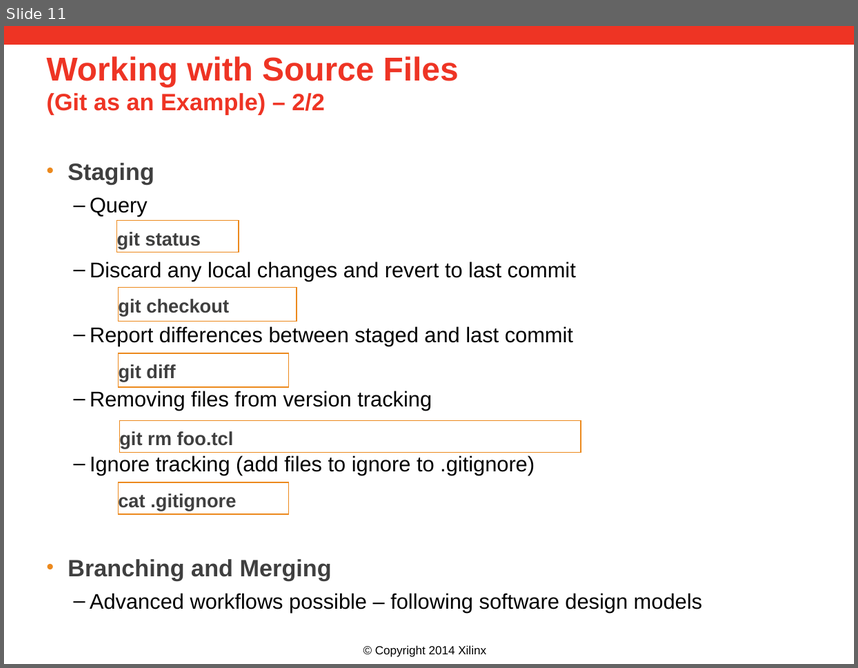
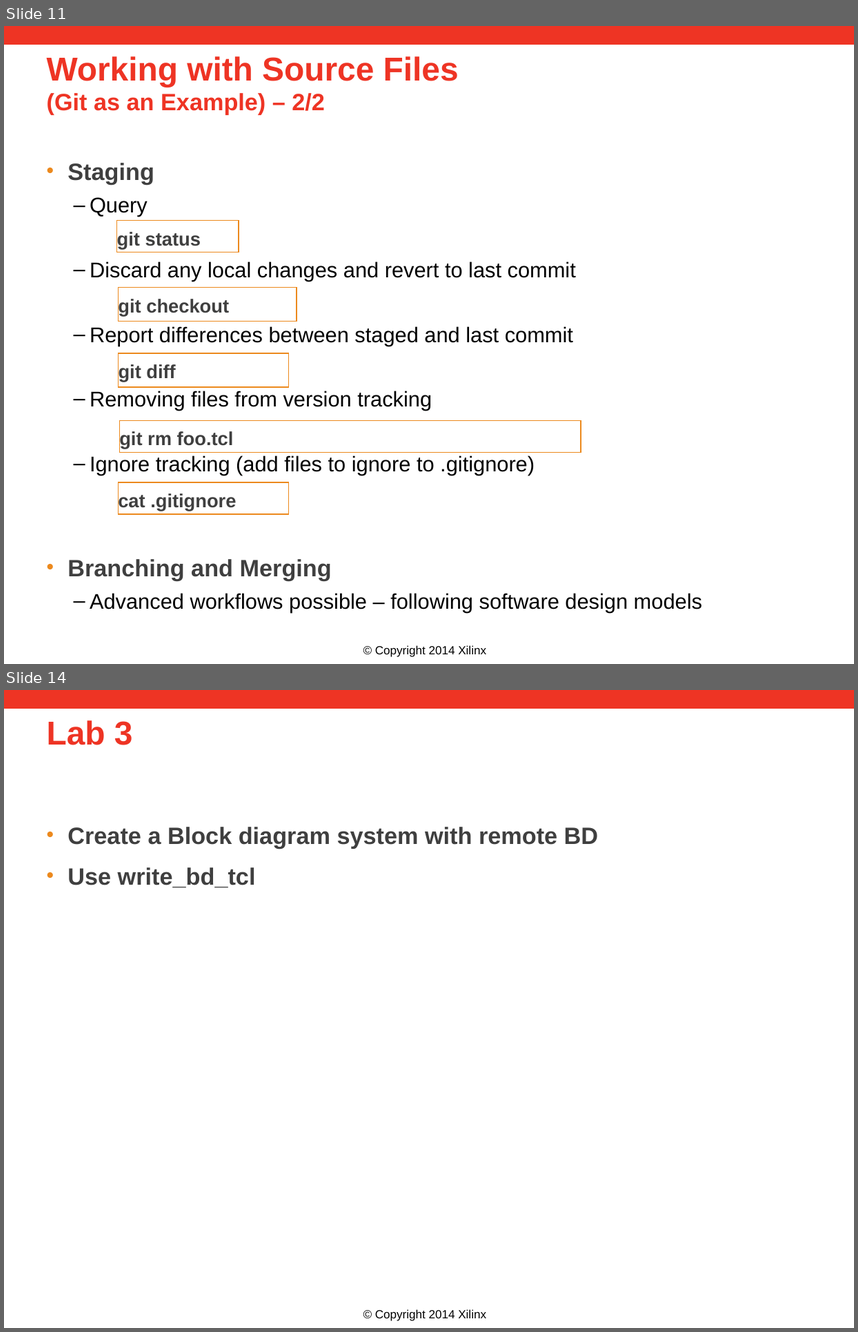
Before and after one commit to Xilinx/revCtrl, a slide deck: doc/versionControl.pptx. Shown one above the other, each under a label of ours: slide 11 before the commit, slides 11 and 14 after it; the slides between them are not shown. The pictures are 858x668 and 858x1332 pixels, drawn with LibreOffice and Linux fonts; fonts in the diff are those of the drawing; background and template pictures are left out. Boxes give left, top, right and bottom in pixels: in the first picture for what was removed or moved away, otherwise in the second. Text is boxed around its words. In the diff, an @@ line names an element or a change of style, - is before the commit and + after.

```diff
--- a/doc/versionControl.pptx
+++ b/doc/versionControl.pptx
@@ slide 14 added at <box>4,690,854,1328</box>, background #FFFFFF; not listed: 2 template elements that a slide beside it also shows @@
@@ title added at <box>47,720,133,745</box>, 28 pt, text #EE3424, bold @@
+Lab 3
@@ text added at <box>67,827,598,887</box>, 20 pt, text #3F3F3F, bold @@
+• Create a Block diagram system with remote BD
+• Use write_bd_tcl
```
Also in this commit, not shown: 2 other slides added, 2 other files.
